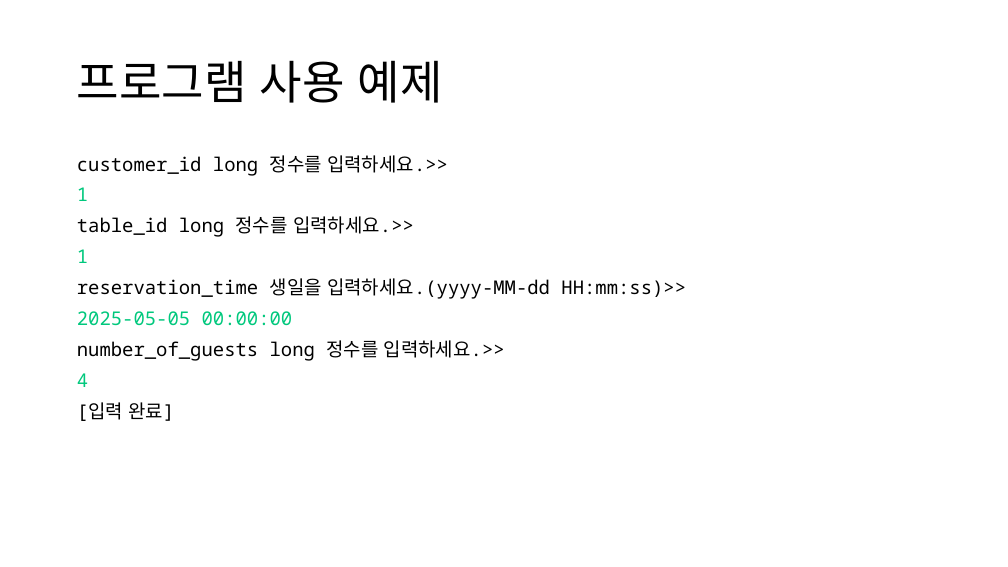
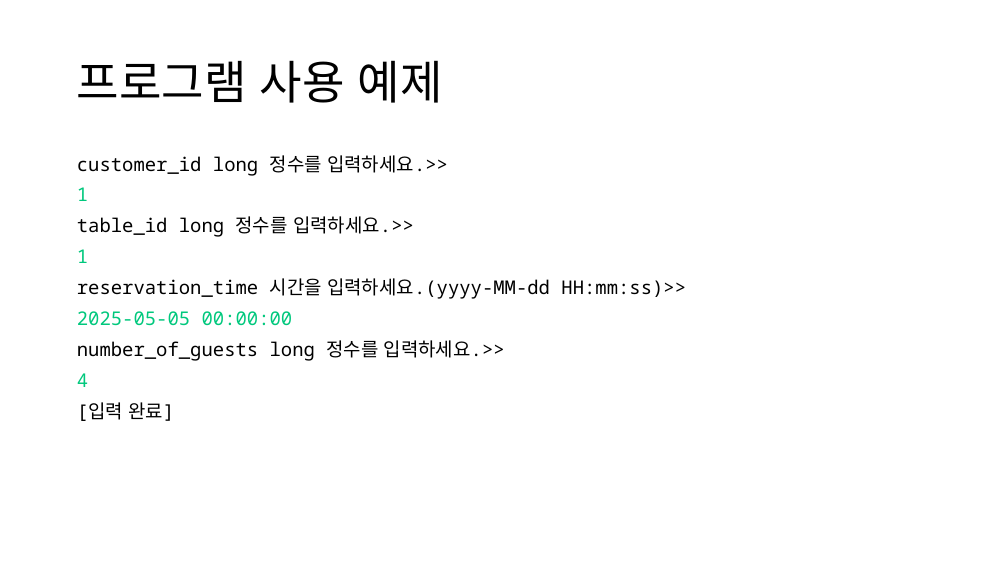
Before and after one commit to TaYaKi71751/gukbi, a slide deck: slide 24 of ppt/Oracle DB Project.pptx. Drawn at 1008x567 pixels with LibreOffice and Linux fonts; fonts in the diff are those of the drawing. Boxes give left, top, right and bottom in pixels: in the first picture for what was removed or moved away, otherwise in the second. Text is boxed around its words. In the diff, an @@ line names an element or a change of style, - is before the commit and + after.

```diff
--- a/ppt/Oracle DB Project.pptx
+++ b/ppt/Oracle DB Project.pptx
@@ text at bbox=[77, 278, 686, 299]: text changed @@
-reservation_time 생일을 입력하세요.(yyyy-MM-dd HH:mm:ss)>>
+reservation_time 시간을 입력하세요.(yyyy-MM-dd HH:mm:ss)>>
```
Also in this commit, not shown: 17 other slides changed, 8 slides added, 5 other files.
